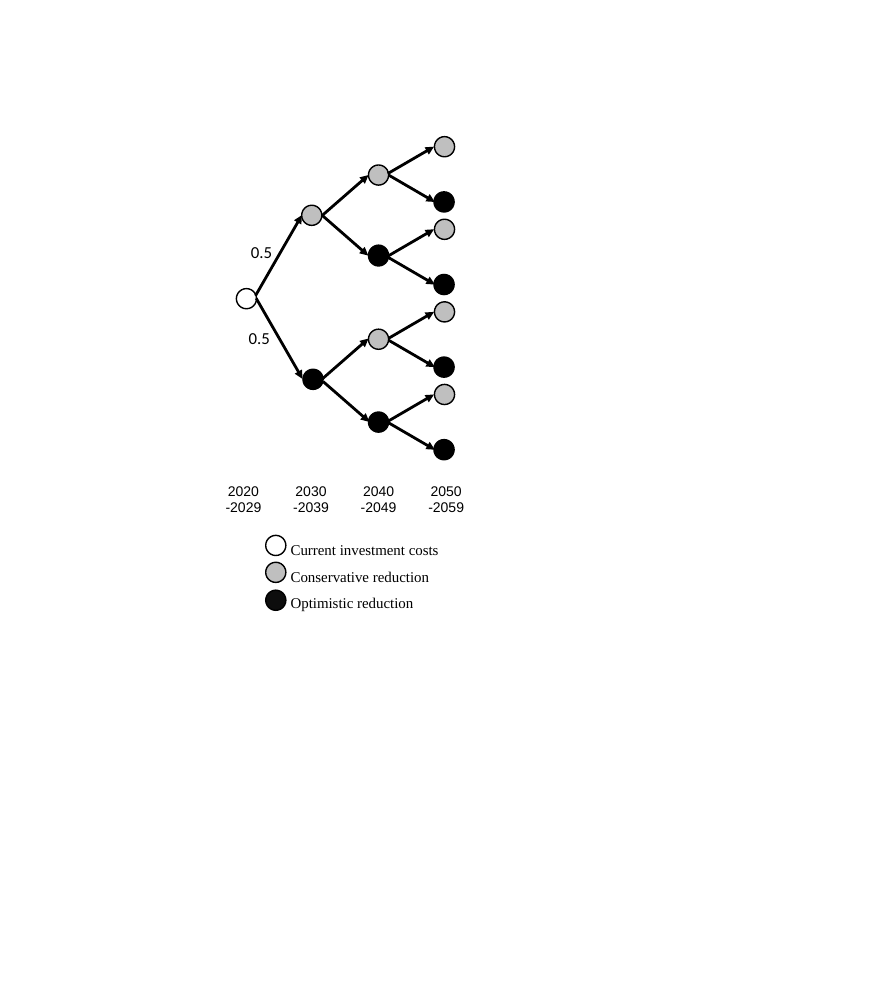
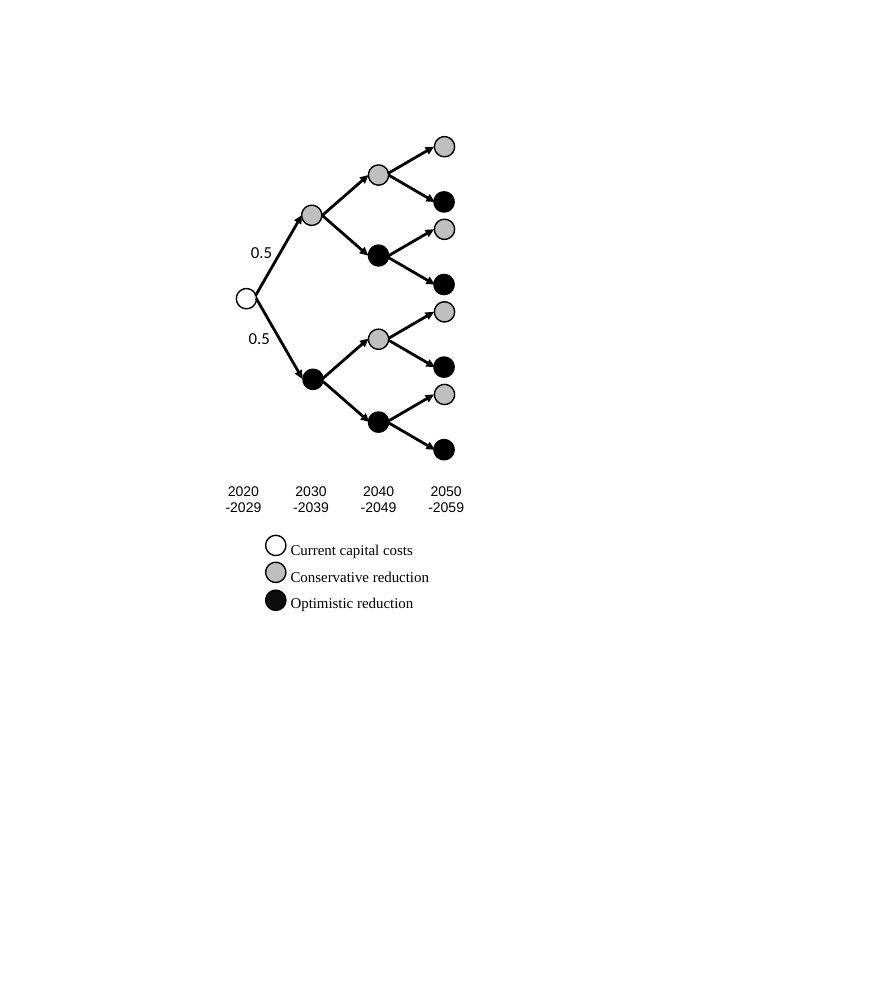
Before and after one commit to coopercenter/temoatools, a slide deck: slide 2 of projects/va_stoch/data/scenario_tree.pptx (slide 1 before the commit). Drawn at 896x1008 pixels with LibreOffice and Linux fonts; fonts in the diff are those of the drawing. Boxes give left, top, right and bottom in pixels: in the first picture for what was removed or moved away, otherwise in the second. Text is boxed around its words. In the diff, an @@ line names an element or a change of style, - is before the commit and + after.

```diff
--- a/projects/va_stoch/data/scenario_tree.pptx
+++ b/projects/va_stoch/data/scenario_tree.pptx
@@ text at [291, 544, 413, 559]: text changed @@
-Current investment costs
+Current capital costs
```
Also in this commit, not shown: 1 slide added, 12 other files.
